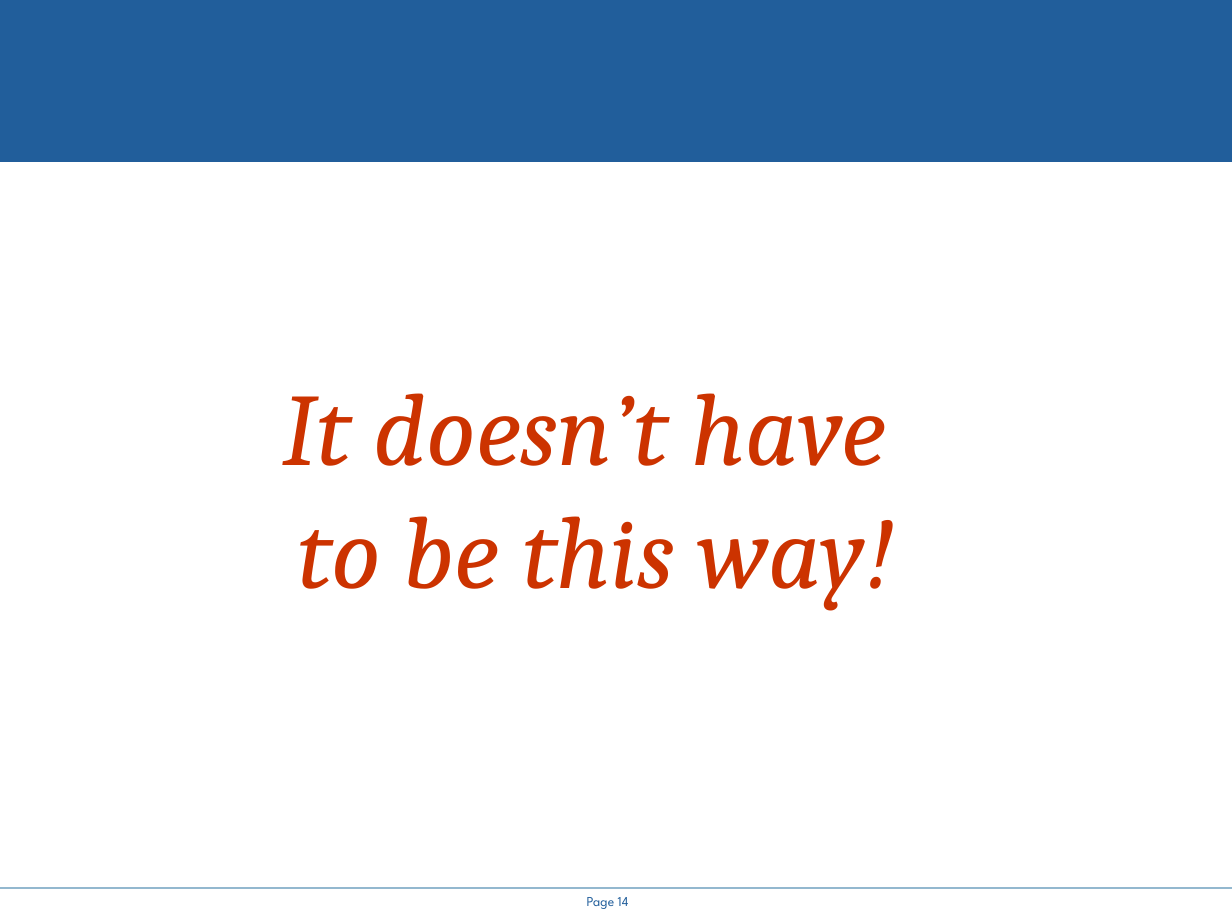
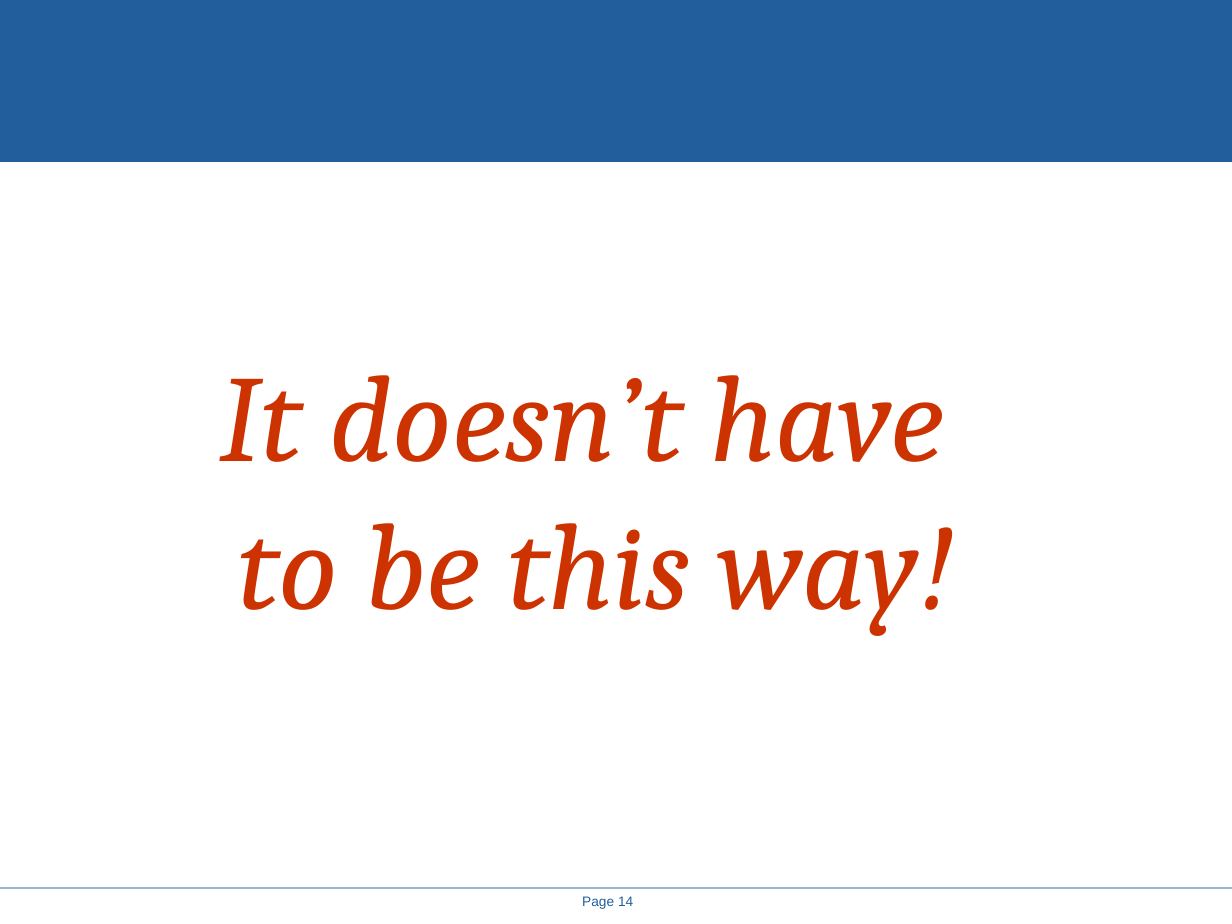
Before and after one commit to steveloughran/smartfrog, a slide deck: slide 14 of projects/alpine/doc/icws2005/rethinking_the_java_SOAP_stack.ppt. Drawn at 1232x924 pixels with LibreOffice and Linux fonts; fonts in the diff are those of the drawing; background and template pictures are left out. Boxes give left, top, right and bottom in pixels: in the first picture for what was removed or moved away, otherwise in the second. Text is boxed around its words. In the diff, an @@ line names an element or a change of style, - is before the commit and + after.

```diff
--- a/projects/alpine/doc/icws2005/rethinking_the_java_SOAP_stack.ppt
+++ b/projects/alpine/doc/icws2005/rethinking_the_java_SOAP_stack.ppt
@@ title "It doesn’t have to be ..." at (x1=220, y1=375, x2=954, y2=635): size 60 to 72 pt @@
@@ page number at (x1=582, y1=896, x2=633, y2=909): font League Spartan to Arial @@
```
Also in this commit, not shown: 14 other slides changed, 4 slides added, 4 slides removed, 8 other files.
